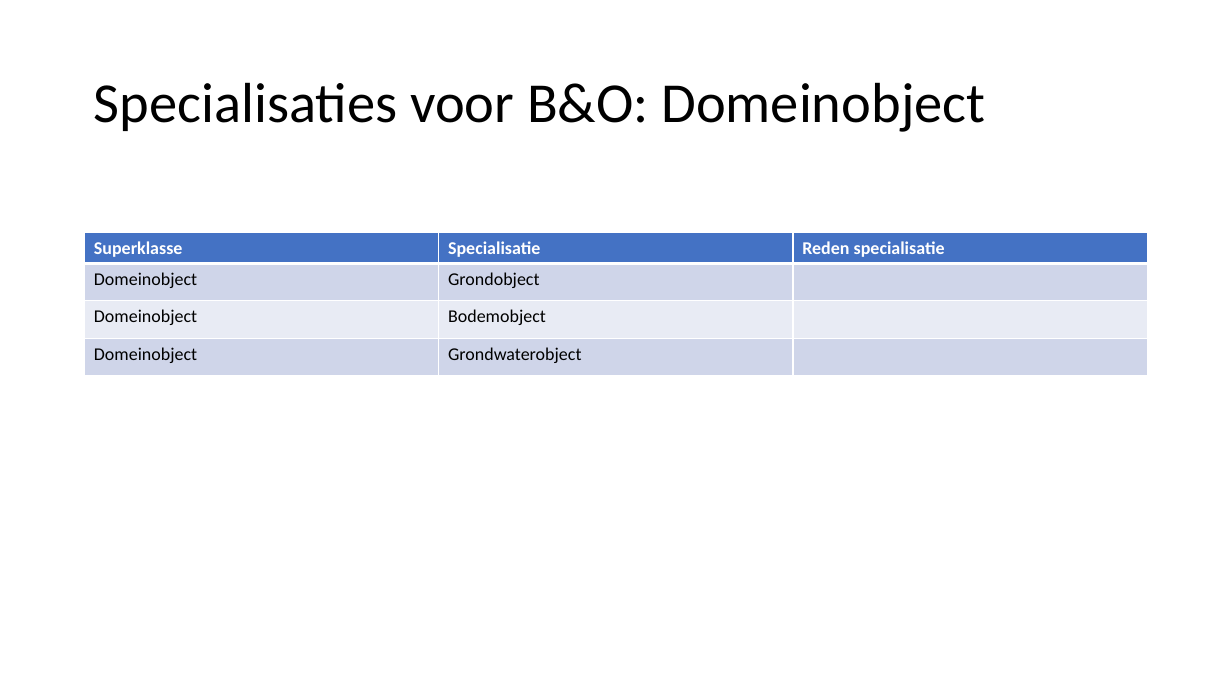
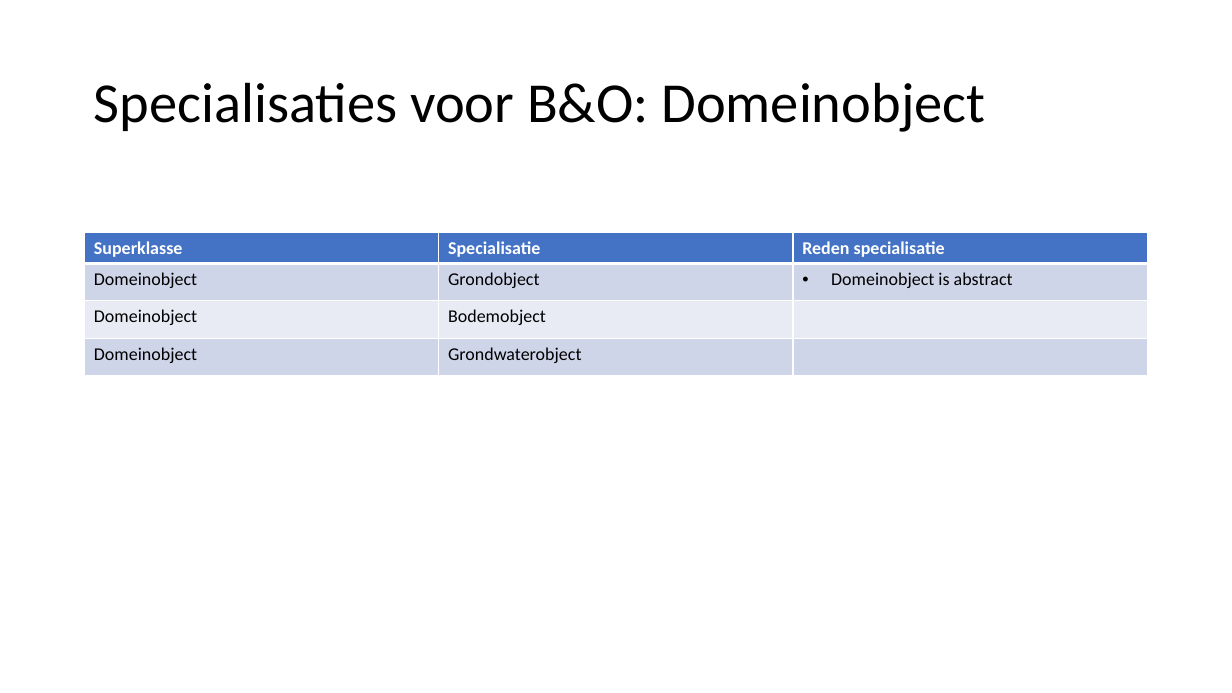
Before and after one commit to Informatievlaanderen/OSLOthema-bodemEnOndergrond, a slide deck: slide 27 of resources/consolidatie/WerkgroepConsolidatie20210531.pptx (slide 26 before the commit). Drawn at 1232x693 pixels with LibreOffice and Linux fonts; fonts in the diff are those of the drawing. Boxes give left, top, right and bottom in pixels: in the first picture for what was removed or moved away, otherwise in the second. Text is boxed around its words. In the diff, an @@ line names an element or a change of style, - is before the commit and + after.

```diff
--- a/resources/consolidatie/WerkgroepConsolidatie20210531.pptx
+++ b/resources/consolidatie/WerkgroepConsolidatie20210531.pptx
@@ table at [85, 232, 1147, 375] @@
-row 2, column 3: 
+row 2, column 3: Domeinobject is abstract
```
Also in this commit, not shown: 8 other slides changed, 9 slides added, 2 slides removed.
